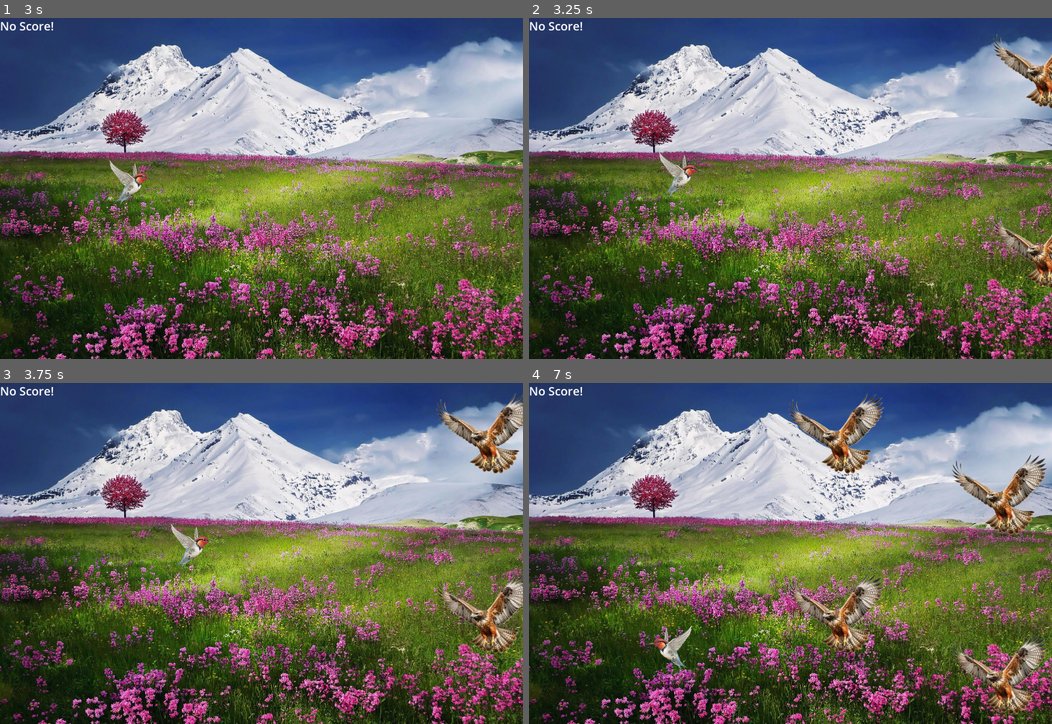
Above: before the commit, frames 1-4 (two rows, left to right).
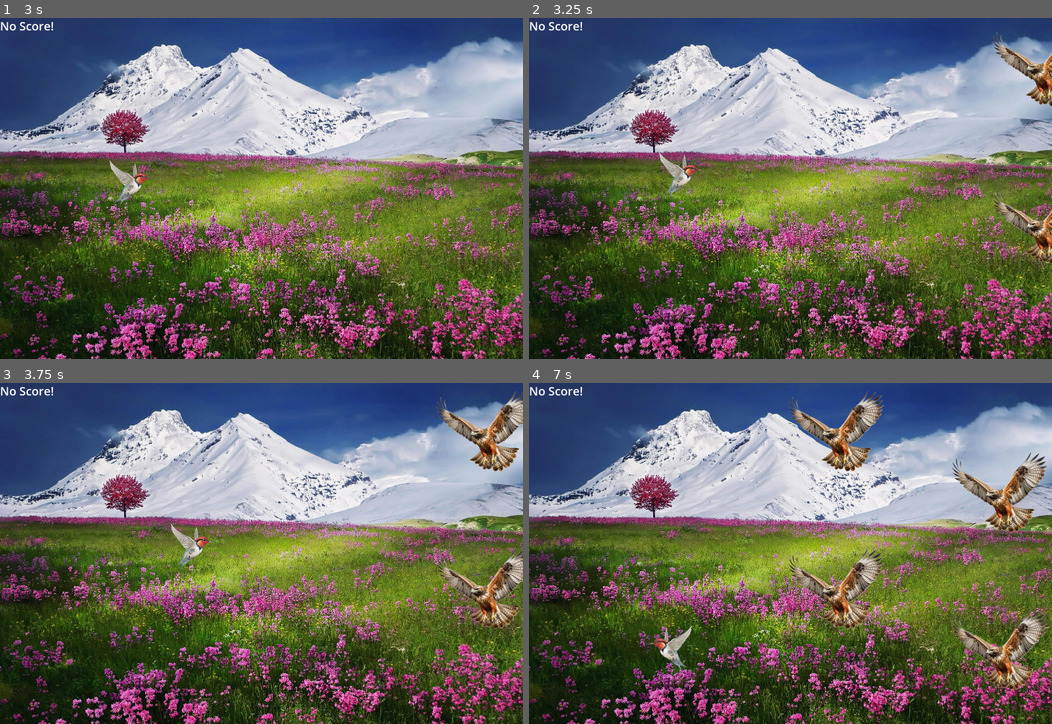
Above: after the commit, the same moments.

Repository: tarikdemiroren/FlappyHawk
Game: Godot game, scene res://game_world.tscn
The game is run twice, just before and just after one commit, with the same random seed, the same clock (stepped at 60 frames per second) and the same inputs. The project has no main scene, so this scene is started directly.
Inputs:
- Up to frame 1 (3 s): tap Enter (ui_accept) at 0.5, 0.77, 1.52 s; hold Right (ui_right) 0.53-2.03 s; hold Left (ui_left) 2.03-2.78 s; hold Right (ui_right) from 2.78 s (still down)
- Up to frame 2 (3.25 s): keep holding Right (ui_right); tap Enter (ui_accept) at 3.02 s
- Up to frame 3 (3.75 s): keep holding Right (ui_right)
- Up to frame 4 (7 s): tap Enter (ui_accept) at 3.77, 4.52, 6.02, 6.77 s; release Right (ui_right) at 4.28 s; hold Left (ui_left) 4.28-5.03 s; hold Right (ui_right) 5.03-5.78 s; hold Left (ui_left) from 5.78 s (still down)

Frame 1 is identical in both runs. In frame 2, 2.1% of the frame differs, in the area x 88-100%, y 4-80%; in frame 3, 3.8%; in frame 4, 8.0%, in the area x 49-100%, y 2-98%.

Commit message:
REFACTOR: New scene to manage enemy tuples instead of doing it in the game scene

Diff:
--- a/bird.gd
+++ b/bird.gd
@@ -9,6 +9,7 @@
 @export var point = 0
 var dieVar : bool
 var tween : Tween
+signal point_changed(new_point)
 
 func _ready() -> void:
 	shape = $Birb
@@ -51,3 +52,4 @@
 
 func get_point():
 	point += 1
+	point_changed.emit(point)
--- a/enemy_bird.gd
+++ b/enemy_bird.gd
@@ -1,7 +1,6 @@
 extends Node2D
 
 var area : Area2D
-var speed: float = 200.0
 # Called when the node enters the scene tree for the first time.
 func _ready() -> void:
 	area = $BirdCatcher
@@ -9,8 +8,6 @@
 
 # Called every frame. 'delta' is the elapsed time since the previous frame.
 func _process(delta: float) -> void:
-	position.x -= speed * delta
-
 	if position.x < -200:
 		queue_free()
 
--- /dev/null
+++ b/enemy_tuple.gd
@@ -0,0 +1,21 @@
+extends Node2D
+
+var speed: float = 200.0
+
+@onready var scoreArea = $VBoxContainer/ScoreArea
+
+# Called when the node enters the scene tree for the first time.
+func _ready() -> void:
+	scoreArea.body_entered.connect(_on_score_area_entered)
+	scoreArea.body_exited.connect(_on_score_area_exited)
+
+# Called every frame. 'delta' is the elapsed time since the previous frame.
+func _process(delta: float) -> void:
+	position.x -= speed * delta
+
+func _on_score_area_entered(body: Node2D):
+	if body.has_method("get_point"):
+		body.get_point()  # Player gets a point
+
+func _on_score_area_exited(body: Node2D):
+	scoreArea.queue_free()
--- /dev/null
+++ b/enemy_tuple.tscn
@@ -0,0 +1,28 @@
+[gd_scene load_steps=4 format=3 uid="uid://byeuafk0qui6j"]
+
+[ext_resource type="PackedScene" uid="uid://b6uyar7b1kef8" path="res://enemy_bird.tscn" id="1_3awb4"]
+[ext_resource type="Script" path="res://enemy_tuple.gd" id="1_a63hq"]
+
+[sub_resource type="CapsuleShape2D" id="CapsuleShape2D_y36gp"]
+radius = 32.0
+height = 304.0
+
+[node name="EnemyTuple" type="Node2D"]
+script = ExtResource("1_a63hq")
+
+[node name="VBoxContainer" type="VBoxContainer" parent="."]
+size_flags_horizontal = 3
+size_flags_vertical = 3
+alignment = 1
+
+[node name="EnemyBird" parent="VBoxContainer" instance=ExtResource("1_3awb4")]
+position = Vector2(0, -8)
+
+[node name="ScoreArea" type="Area2D" parent="VBoxContainer"]
+
+[node name="CollisionShape2D" type="CollisionShape2D" parent="VBoxContainer/ScoreArea"]
+position = Vector2(0, 280)
+shape = SubResource("CapsuleShape2D_y36gp")
+
+[node name="EnemyBird2" parent="VBoxContainer" instance=ExtResource("1_3awb4")]
+position = Vector2(0, 570)
--- a/game_world.gd
+++ b/game_world.gd
@@ -18,6 +18,8 @@
 	timer.timeout.connect(spawn_enemy)
 	add_child(timer)
 
+	player.point_changed.connect(_on_score_changed)
+
 	scoreLabel.text = "No Score!"
 
 func spawn_enemy():
@@ -26,42 +28,18 @@
 	var max_y = screen_height - enemy_gap - 100  # Ensure space for second enemy
 
 	# Randomly pick a Y position within bounds
-	var enemy1_y = randf_range(min_y, max_y)
-	var enemy2_y = enemy1_y + enemy_gap  # Ensure fixed distance
+	var enemy_y = randf_range(min_y, max_y)
 
-	# Create enemy instances
-	var enemy1 = enemy_scene.instantiate()
-	var enemy2 = enemy_scene.instantiate()
+	# Create enemy instance (contains both obstacles + area)
+	var enemy_instance = enemy_scene.instantiate()
+	enemy_instance.position = Vector2(screen_width, enemy_y)
 
-	# Position enemies at the right edge with vertical spacing
-	enemy1.position = Vector2(screen_width, enemy1_y)
-	enemy2.position = Vector2(screen_width, enemy2_y)
-
-	# Create scoring area and attach to the upper enemy
-	var score_area = Area2D.new()
-	var collision_shape = CollisionShape2D.new()
-	var shape = RectangleShape2D.new()
-	shape.size = Vector2(50, enemy_gap)  # Small width, height equal to enemy gap
-
-	collision_shape.shape = shape
-	score_area.add_child(collision_shape)
-
-	# Position score area between enemies
-	score_area.position = Vector2(0, enemy_gap / 2)  # Center it between enemies
-	score_area.body_entered.connect(_on_score_area_entered)
-
-	# Attach score area to uppermost enemy
-	enemy1.add_child(score_area)
-
-	# Add enemies to the scene
-	add_child(enemy1)
-	add_child(enemy2)
+	# Add enemy to the scene
+	add_child(enemy_instance)
 
 # Called every frame. 'delta' is the elapsed time since the previous frame.
 func _process(delta: float) -> void:
 	pass
 
-func _on_score_area_entered(body):
-	if body == player && body.has_method("get_point"):
-		player.get_point()
-		scoreLabel.text = "Score: " + str(player.point)
+func _on_score_changed(newScore):
+	scoreLabel.text = "Score: " + str(newScore)
--- a/game_world.tscn
+++ b/game_world.tscn
@@ -2,8 +2,8 @@
 
 [ext_resource type="Texture2D" uid="uid://5fvcerjug5r3" path="res://natureBackground.jpg" id="1_31knf"]
 [ext_resource type="Script" path="res://game_world.gd" id="1_hwhcm"]
+[ext_resource type="PackedScene" uid="uid://byeuafk0qui6j" path="res://enemy_tuple.tscn" id="2_0dyg7"]
 [ext_resource type="PackedScene" uid="uid://b02s5t6nlvhwr" path="res://bird.tscn" id="2_mkugf"]
-[ext_resource type="PackedScene" uid="uid://b6uyar7b1kef8" path="res://enemy_bird.tscn" id="4_rqpit"]
 
 [sub_resource type="LabelSettings" id="LabelSettings_csxbs"]
 line_spacing = 4.0
@@ -11,7 +11,7 @@
 
 [node name="GameWorld" type="Node2D"]
 script = ExtResource("1_hwhcm")
-enemy_scene = ExtResource("4_rqpit")
+enemy_scene = ExtResource("2_0dyg7")
 
 [node name="BoxContainer" type="BoxContainer" parent="."]
 clip_contents = true
